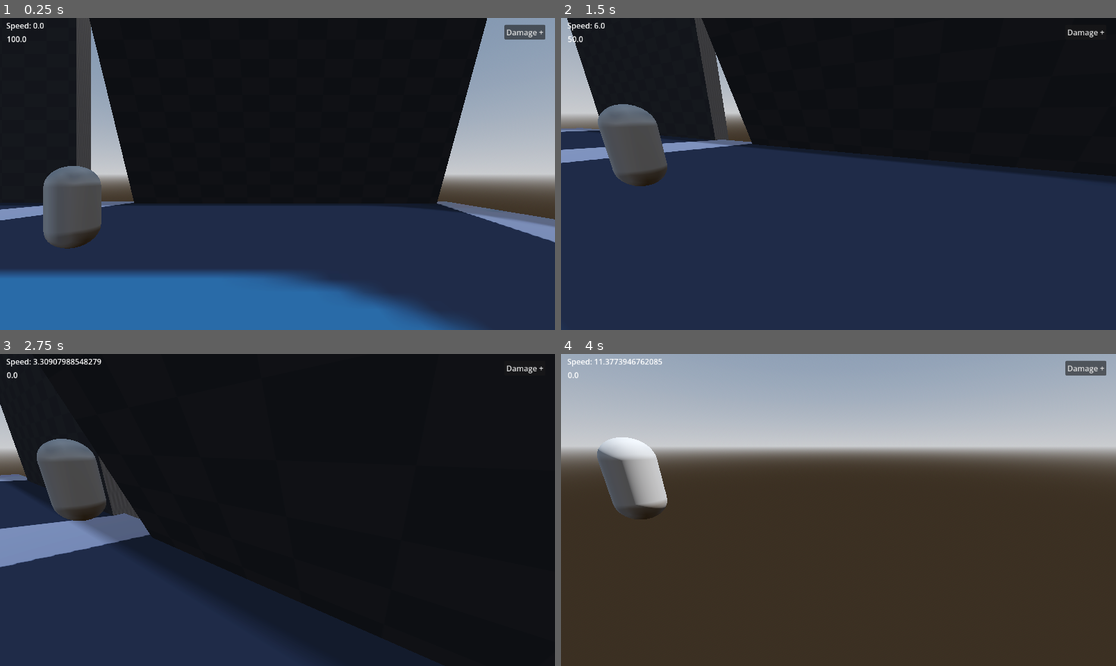
Above: before the commit, frames 1-4 (two rows, left to right).
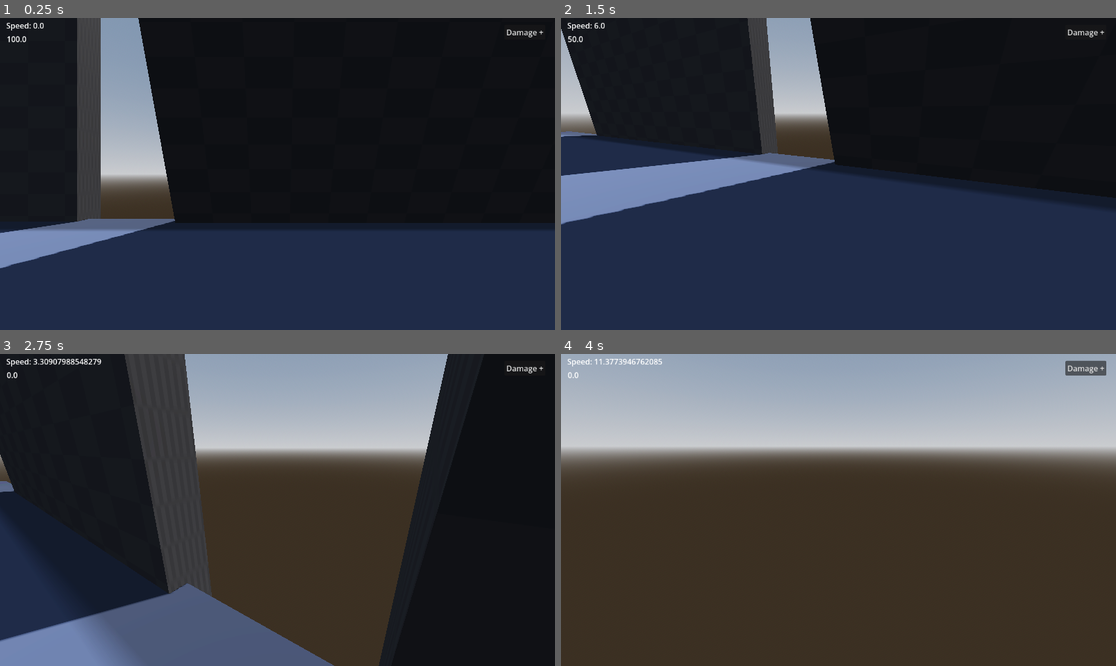
Above: after the commit, the same moments.

Repository: Sytsn/MegaStructureClimibingGame
Game: Godot game, scene res://Scenes/Environment/world.tscn
Same seed, same stepped clock (60 frames per second), same inputs: the game is played once before the commit and once after it. The engine's default icon, where the game draws it, is replaced by a stand-in: a white triangle on a blue panel in a dark square.
Inputs (mouse positions are in pixels of both pictures, inside the frame that each line leads up to):
- Up to frame 1 (0.25 s): no input
- Up to frame 2 (1.5 s): click "Damage +" at 0.5 s; tap Enter at 1.25 s; move the mouse to (866, 174) at 1.27 s; press the mouse at (866, 174) at 1.28 s; hold W (move_forward) from 1.28 s (still down)
- Up to frame 3 (2.75 s): keep holding W (move_forward); tap Space (jump) at 1.52, 2.27 s; move the mouse to (249, 510) at 2.02 s; release the mouse at (249, 510) at 2.03 s; click (249, 510) at 2.1 s
- Up to frame 4 (4 s): keep holding W (move_forward); move the mouse to (849, 503) at 2.77 s; press the mouse at (849, 503) at 2.78 s; tap C (crouch) at 2.85 s; move the mouse to (832, 516) at 3.52 s; release the mouse at (832, 516) at 3.53 s; tap Shift (sprint) at 3.6 s; tap Space (jump) at 3.77 s; click (832, 516) at 3.8 s

The runs differ from the first frame. In frame 1, 39% of the frame differs, in the area x 0-100%, y 0-100%; in frame 2, 19%; in frame 3, 62%, in the area x 0-81%, y 0-100%; in frame 4, 2.0%.

Commit message:
Make climbing ray face wall when climbing:

Diff:
--- a/fps-template(Singleplayer)/Resources/Scenes/player_res.tres
+++ b/fps-template(Singleplayer)/Resources/Scenes/player_res.tres
@@ -4,6 +4,7 @@
 
 [resource]
 script = ExtResource("1_rh5lk")
-camera_pos = Vector3(5, 1.15, 5)
+camera_pos = Vector3(0, 1.15, 0)
+climb_speed = 7.0
 climb_abilitity = true
 metadata/_custom_type_script = "uid://bobm0qrvdx388"
--- a/fps-template(Singleplayer)/Resources/Scripts/player_res.gd
+++ b/fps-template(Singleplayer)/Resources/Scripts/player_res.gd
@@ -13,6 +13,7 @@
 @export var toggle_sprint: bool
 
 @export_category("Climb Movement")
+@export var wall_player_offset: float = 1.0
 @export var climb_speed: float = 10.0
 
 @export_category("Air Movement")
--- a/fps-template(Singleplayer)/Scripts/Player/player.gd
+++ b/fps-template(Singleplayer)/Scripts/Player/player.gd
@@ -12,7 +12,6 @@
 @export var player_aim_ray: RayCast3D
 @export var climbing_ray: RayCast3D
 
-
 var health: Health
 var is_paused = false
 var is_crouching = false
@@ -114,7 +113,7 @@
 	velocity.x = move_toward(velocity.x, 0, player_res.move_speed)
 	velocity.z = move_toward(velocity.z, 0, player_res.move_speed)
 	move_and_slide()
-	climbing_ray_look_at()
+	#climbing_ray_look_at()
 
 
 #endregion
@@ -165,8 +164,6 @@
 func enter_climb():
 	var wall = climbing_ray.get_collider()
 	var wall_normal = climbing_ray.get_collision_normal()
-	print(rotation)
-	print(wall_normal)
 	var forward = -wall_normal
 	forward = forward.normalized()
 
@@ -175,10 +172,30 @@
 	self.basis = basis
 	return forward
 
+
+func set_climbing_offset():
+	var wall_normal = climbing_ray.get_collision_normal()
+	var wall_point = climbing_ray.get_collision_point()
+	var to_plane = global_position - wall_point
+	var dist = to_plane.dot(wall_normal)
+	var correction = (player_res.wall_player_offset - dist) * wall_normal
+	global_position += correction
+
+
 func climb_move(delta: float) -> void:
 	# Get input
-	var input_forward = Input.get_action_strength("move_forward") - Input.get_action_strength("move_back")
-	var input_right   = Input.get_action_strength("move_right")   - Input.get_action_strength("move_left")
+	var forward = Input.get_action_strength("move_forward")
+	var backward = Input.get_action_strength("move_back")
+	var left = Input.get_action_strength("move_left")
+	var right = Input.get_action_strength("move_right")
+
+	if is_on_floor():
+		backward = 0.0
+	if !climbing_ray.is_colliding():
+		forward = 0.0
+
+	var input_forward = forward - backward
+	var input_right   = right   - left
 
 	# Get wall info
 	var wall_normal: Vector3 = climbing_ray.get_collision_normal()
@@ -187,7 +204,7 @@
 	var wall_right = v["right"]
 
 	# Build desired velocity along the wall
-	var climb_speed = 4.0
+	var climb_speed = player_res.climb_speed
 	var move_dir = (wall_up * input_forward) + (wall_right * input_right)
 
 	if move_dir.length() > 0.001:
@@ -195,12 +212,9 @@
 	else:
 		move_dir = Vector3.ZERO
 
-	# Optional: keep a bit of stick-to-wall force so you don’t detach
-	var stick_force = -wall_normal * 5.0
-
 	velocity = move_dir
-	move_and_slide()
-	climbing_ray.rotation = wall_normal
+	print(velocity)
+	move_and_slide()
 
 
 func exit_climb():
--- a/fps-template(Singleplayer)/Scripts/States/Player/climbing.gd
+++ b/fps-template(Singleplayer)/Scripts/States/Player/climbing.gd
@@ -3,13 +3,14 @@
 
 func enter(previous_state_path: String, data := {}) -> void:
 	player.enter_climb()
+	player.set_climbing_offset()
 
 
 func physics_update(delta: float) -> void:
+	player.set_climbing_offset()
 	player.climb_move(delta)
 
-
-	if Input.is_action_just_released("climb_action") or player.check_can_climb():
+	if Input.is_action_just_released("climb_action"):
 		finished.emit(FALLING)
 	#if not player.is_on_floor():
 		#finished.emit(FALLING)
